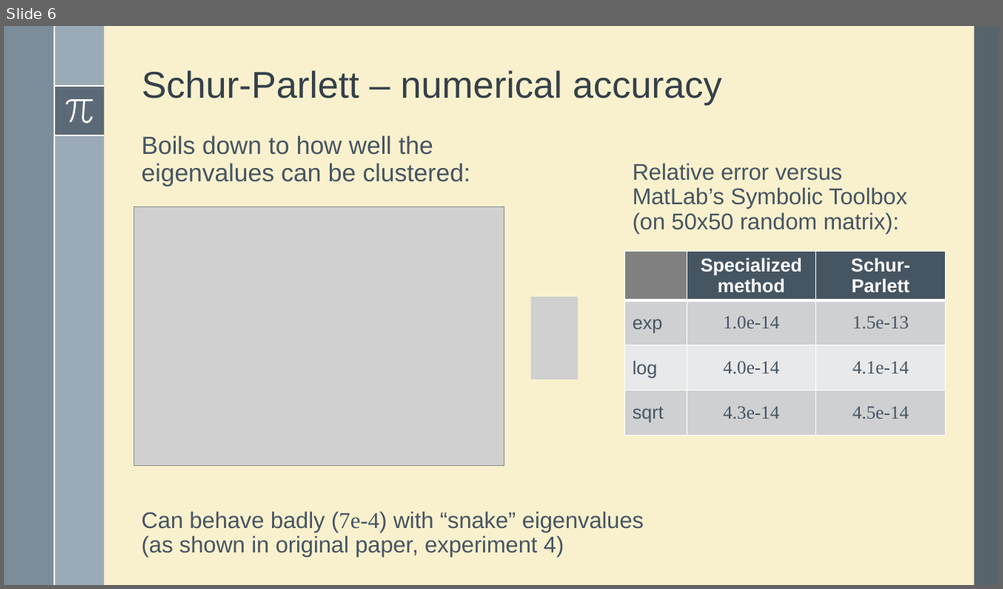
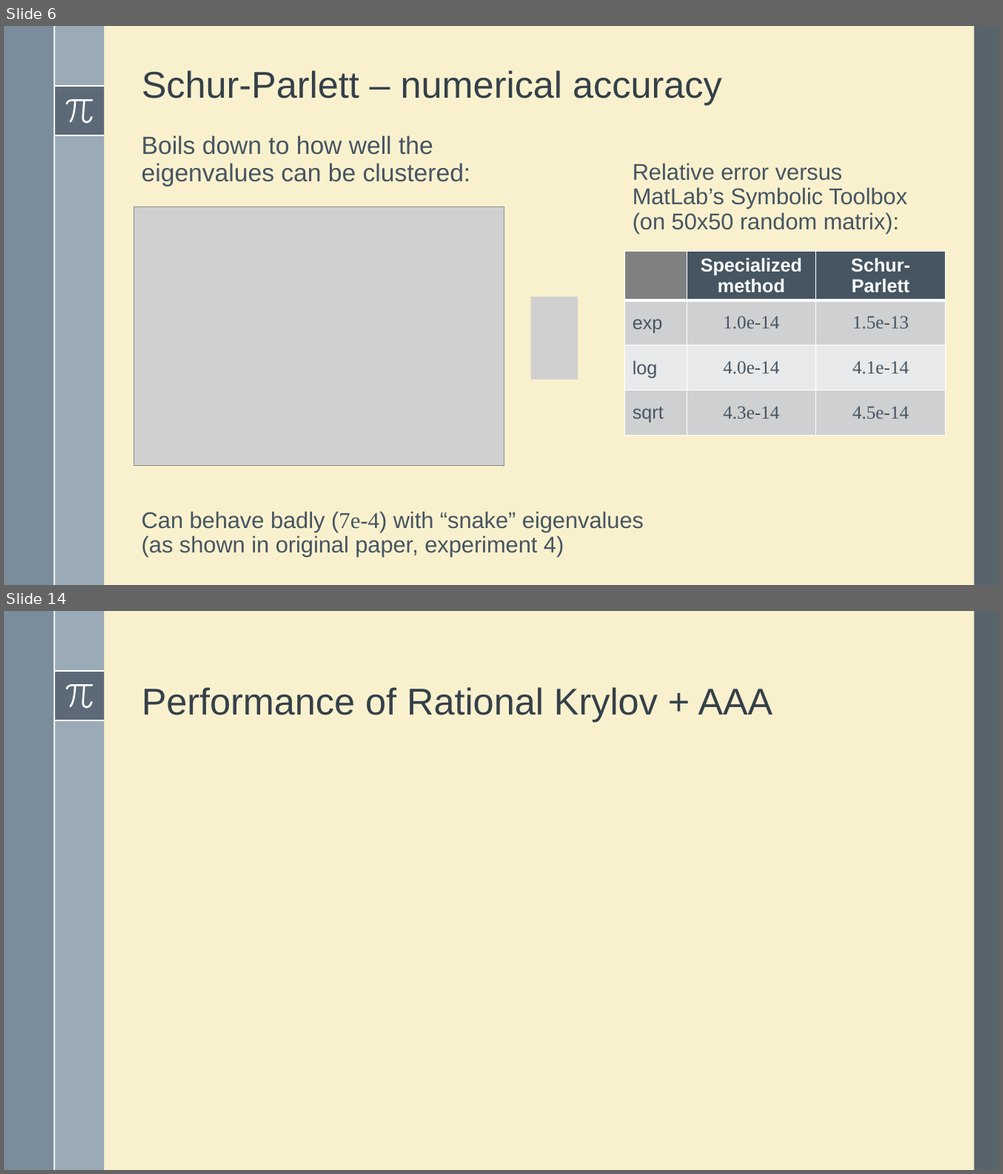
Before and after one commit to robzan8/MatFun.jl, a slide deck: docs/slides pd2ggaln/MatFun.pptx. Shown one above the other, each under a label of ours: slide 6 before the commit, slides 6 and 14 after it; the slides between them are not shown. The pictures are 1003x589 and 1003x1174 pixels, drawn with LibreOffice and Linux fonts; fonts in the diff are those of the drawing; grey boxes stand for pictures. Boxes give left, top, right and bottom in pixels: in the first picture for what was removed or moved away, otherwise in the second. Text is boxed around its words. In the diff, an @@ line names an element or a change of style, - is before the commit and + after.

```diff
--- a/docs/slides pd2ggaln/MatFun.pptx
+++ b/docs/slides pd2ggaln/MatFun.pptx
@@ slide 14 added at [4,611,999,1170], background #F9F1CE; not listed: 8 template elements that a slide beside it also shows @@
@@ title added at [142,687,773,722], 36 pt, text #35404A @@
+Performance of Rational Krylov + AAA
```
Also in this commit, not shown: 3 slides changed, 6 other slides added, 4 slides removed, 12 other files.
